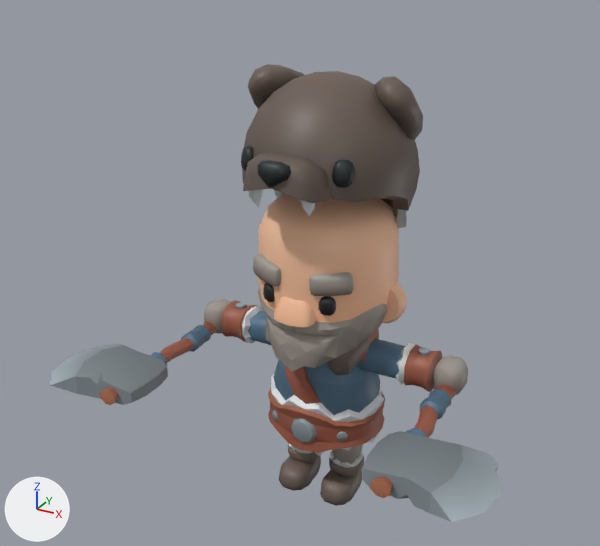
One commit to the glTF model csharp/Unciv.Godot/Packs/units/models/unit/Berserker.glb: the scene before it, then after it.
Before and after are seen from a 50 mm lens placed at (0.716, -1.423, 1.217), pointed at (-0.013, -0.099, 0.555). Every picture has the same lights, and +X, +Y and +Z are marked at lower left. The picture after the commit comes second. Where no turn or scale is listed for an object, it has been applied to the vertices. Vertices at exactly the same position are counted once.

Objects in the first picture: '1H_Axe', '1H_Axe_Offhand', 'Barbarian_ArmLeft', 'Barbarian_ArmRight', 'Barbarian_Body', 'Barbarian_Hat', 'Barbarian_Head', 'Barbarian_LegLeft', 'Barbarian_LegRight'.
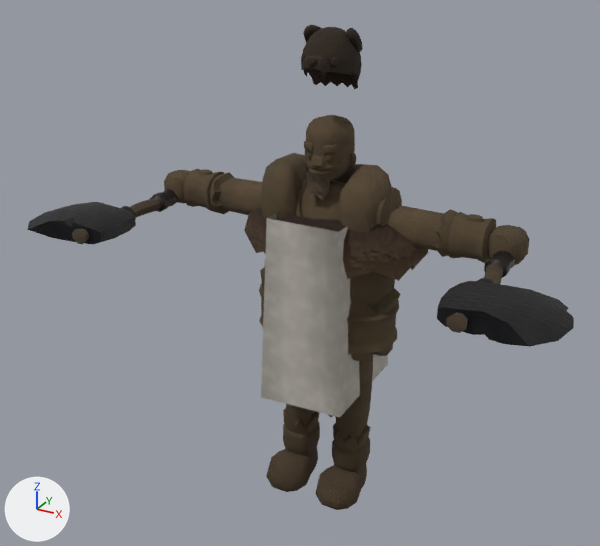
Where the change shows, as pixel boxes [x1, y1, x2, y2] in the pictures (600 x 546 px):
'Warrior', added: after [164, 115, 530, 510]
'Barbarian_Hat', surface changed, moved, rescaled (66% narrower, 61% shorter): before [241, 64, 423, 228]; after [301, 25, 363, 89]
'Barbarian_Head', deleted: before [253, 194, 407, 371]
'1H_Axe_Offhand', surface changed, moved, turned, rescaled: before [362, 384, 503, 522]; after [437, 251, 574, 347]
'1H_Axe', surface changed, moved, rescaled (10% narrower, 33% shorter): before [50, 322, 217, 405]; after [27, 189, 177, 244]
'Barbarian_Body', deleted: before [268, 338, 385, 456]
'Barbarian_ArmLeft', deleted: before [357, 329, 468, 395]
'Barbarian_ArmRight', deleted: before [204, 299, 271, 345]
'Barbarian_LegLeft', deleted: before [320, 444, 364, 506]
'Barbarian_LegRight', deleted: before [279, 444, 321, 491]
part 1 of me_cube_001, recoloured: before [370, 384, 457, 498]; after [446, 263, 503, 333]
part 2 of me_cube_001, recoloured: before [362, 388, 499, 522]; after [437, 251, 574, 347]
part 3 of me_cube_12900, recoloured: before [100, 322, 217, 405]; after [72, 198, 161, 244]
part 4 of me_cube_12900, recoloured: before [50, 325, 211, 405]; after [27, 189, 177, 244]

The change, as a list of edits to the scene's bpy script:
```text
Change mat_teamcolor:
    remove # nodes: BsdfPrincipled, OutputMaterial, TexImage
    remove # uses the picture img_barbarian_texture
    nodes: BsdfPrincipled, Mix, NormalMap, OutputMaterial, TexImage x2, VertexColor
    uses the picture img_image_8
    uses the picture img_image_9
Add mat_fur:
    mat_fur = bpy.data.materials.new('Fur')
    # uses the picture img_image_6
    # uses the picture img_image_7
Add mat_cloth:
    mat_cloth = bpy.data.materials.new('Cloth')
    # uses the picture img_image_12
    # uses the picture img_image_13
Add mat_iron:
    mat_iron = bpy.data.materials.new('Iron')
    # uses the picture img_image_2
    # uses the picture img_image_3
Add mat_leather:
    mat_leather = bpy.data.materials.new('Leather')
    # uses the picture img_image_4
    # uses the picture img_image_5
Add mat_hair:
    mat_hair = bpy.data.materials.new('Hair')
    # uses the picture img_image_0
    # uses the picture img_image_1
Add mat_wool:
    mat_wool = bpy.data.materials.new('Wool')
    # uses the picture img_image_10
    # uses the picture img_image_11
Change me_cube_001:
    where me_cube_001.from_pydata(...)  # 141 vertices, 274 faces; spans x -0.589..0.125, y -0.092..0.092, z -0.273..0.971
    used by ob_1h_axe_offhand; location = (0.283, -0.087, 0.336); rotation_euler = (1.571, -3.142, 0.0), in degrees (90, -180, 0); scale = (0.32, 0.32, 0.32)
    me_cube_001 part 1: 80 faces spanning x -0.086..0.061, y -0.054..0.054, z -0.273..0.917 switch from mat_teamcolor (picture img_barbarian_texture) to mat_cloth
    me_cube_001 part 2: 194 faces spanning x -0.589..0.125, y -0.092..0.092, z -0.085..0.971 switch from mat_teamcolor (picture img_barbarian_texture) to mat_iron
Change me_cube_12900:
    where me_cube_12900.from_pydata(...)  # 141 vertices, 274 faces; spans x -0.589..0.125, y -0.092..0.092, z -0.273..0.971
    used by ob_1h_axe; location = (-0.283, -0.087, 0.336); rotation_euler = (1.571, 0.0, 0.0), in degrees (90, 0, 0); scale = (0.32, 0.32, 0.32)
    me_cube_12900 part 3: 80 faces spanning x -0.086..0.061, y -0.054..0.054, z -0.273..0.917 switch from mat_teamcolor (picture img_barbarian_texture) to mat_cloth
    me_cube_12900 part 4: 194 faces spanning x -0.589..0.125, y -0.092..0.092, z -0.085..0.971 switch from mat_teamcolor (picture img_barbarian_texture) to mat_iron
Change me_cube_166:
    where me_cube_166.from_pydata(...)  # 373 vertices, 654 faces; spans x -0.555..0.555, y -0.739..0.525, z 0.164..1.182
    used by ob_barbarian_hat; location = (0.0, 0.0, 0.56); scale = (0.32, 0.32, 0.32)
    me_cube_166 part 5: 654 faces spanning x -0.555..0.555, y -0.739..0.525, z 0.164..1.182 switch from mat_teamcolor (picture img_barbarian_texture) to mat_fur
Remove ob_barbarian_armleft:
    ob_barbarian_armleft = bpy.data.objects.new('Barbarian_ArmLeft', me_cube_160)
Remove ob_barbarian_armright:
    ob_barbarian_armright = bpy.data.objects.new('Barbarian_ArmRight', me_cube_161)
Remove ob_barbarian_body:
    ob_barbarian_body = bpy.data.objects.new('Barbarian_Body', me_prototypepete_body_022)
Remove ob_barbarian_head:
    ob_barbarian_head = bpy.data.objects.new('Barbarian_Head', me_cube_167)
Remove ob_barbarian_legleft:
    ob_barbarian_legleft = bpy.data.objects.new('Barbarian_LegLeft', me_cube_165)
Remove ob_barbarian_legright:
    ob_barbarian_legright = bpy.data.objects.new('Barbarian_LegRight', me_cube_163)
Change ob_1h_axe_offhand:
    ob_1h_axe_offhand.location: (0.283, -0.087, 0.336) -> (0.371, -0.058, 0.637)
    ob_1h_axe_offhand.rotation_euler: (1.571, -3.142, 0.0) -> (-1.571, 0.0, 3.142)  # degrees (90, -180, 0) -> degrees (-90, 0, 180)
    ob_1h_axe_offhand.scale: (0.32, 0.32, 0.32) -> (0.285, 0.285, 0.285)
Change ob_1h_axe:
    ob_1h_axe.location: (-0.283, -0.087, 0.336) -> (-0.371, -0.058, 0.637)
    ob_1h_axe.scale: (0.32, 0.32, 0.32) -> (0.285, 0.285, 0.285)
Change ob_barbarian_hat:
    ob_barbarian_hat.location: (0.0, 0.0, 0.56) -> (0.0, 0.0, 0.878)
    ob_barbarian_hat.scale: (0.32, 0.32, 0.32) -> (0.103, 0.114, 0.118)
Add ob_warrior:
    ob_warrior = bpy.data.objects.new('Warrior', me_mesh_skinned)  # 2465 vertices, 4517 faces; spans x -0.401..0.401, y -0.124..0.122, z 0.011..0.861
    ob_warrior.location = (0.0, 0.0, -0.011)
```
